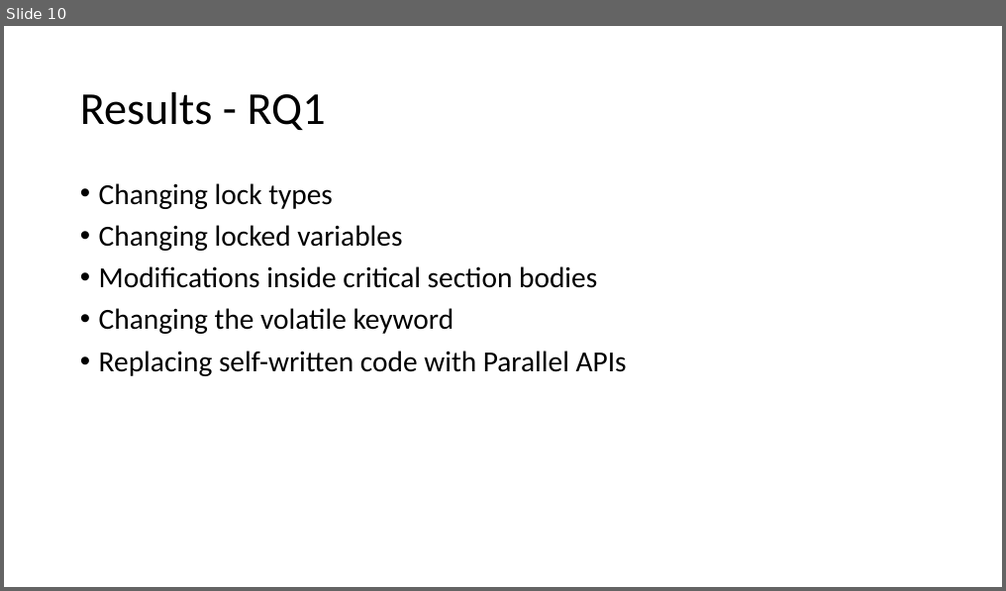
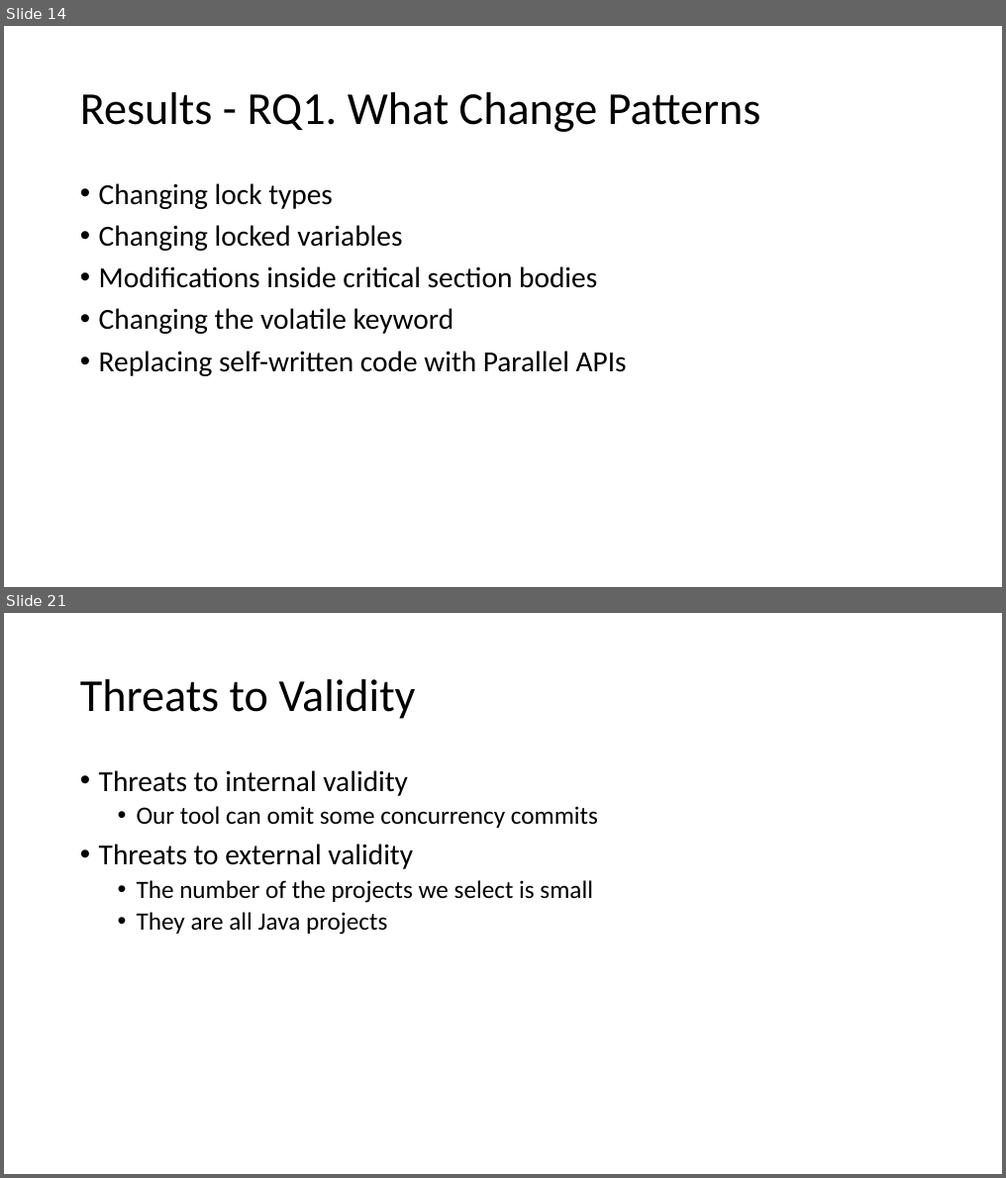
Before and after one commit to qwordy/Research, a slide deck: ppt/How do Programmers Maintain Concurrent Code.pptx. Shown one above the other, each under a label of ours: slide 10 before the commit, slides 14 and 21 after it; the slides between them are not shown. The pictures are 1006x591 and 1006x1178 pixels, drawn with LibreOffice and Linux fonts; fonts in the diff are those of the drawing. Boxes give left, top, right and bottom in pixels: in the first picture for what was removed or moved away, otherwise in the second. Text is boxed around its words. In the diff, an @@ line names an element or a change of style, - is before the commit and + after.

```diff
--- a/ppt/How do Programmers Maintain Concurrent Code.pptx
+++ b/ppt/How do Programmers Maintain Concurrent Code.pptx
@@ slide 21 added at (x1=4, y1=613, x2=1002, y2=1174), background #FFFFFF @@
@@ title added at (x1=80, y1=679, x2=416, y2=719), 44 pt, text #000000 @@
+Threats to Validity
@@ text added at (x1=99, y1=770, x2=598, y2=935), 24 pt, text #000000 @@
+• Threats to internal validity
+  • Our tool can omit some concurrency commits
+• Threats to external validity
+  • The number of the projects we select is small
+  • They are all Java projects
@@ what was slide 10 is now slide 14 @@
@@ slide 14 changed as well @@
@@ title at (x1=80, y1=92, x2=761, y2=132): text changed @@
-Results - RQ1
+Results - RQ1. What Change Patterns
```
Also in this commit, not shown: 12 other slides changed, 6 other slides added.
